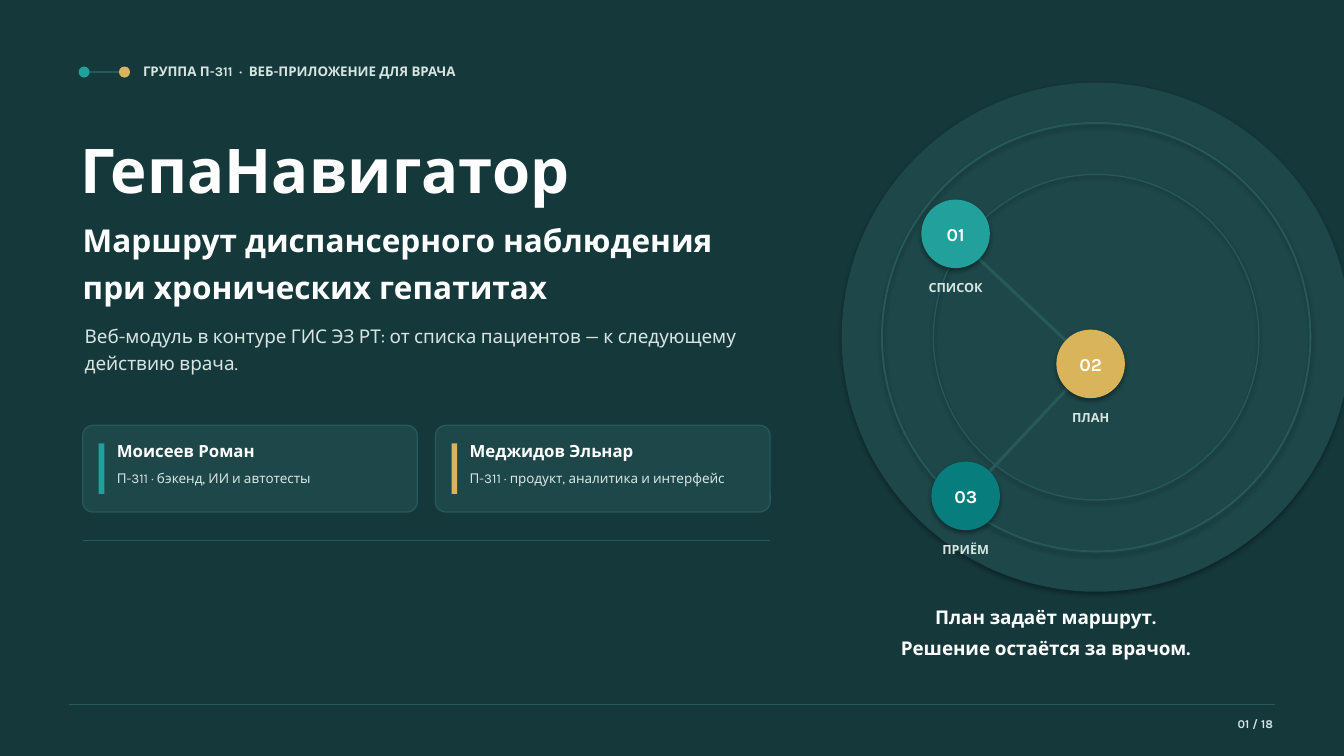
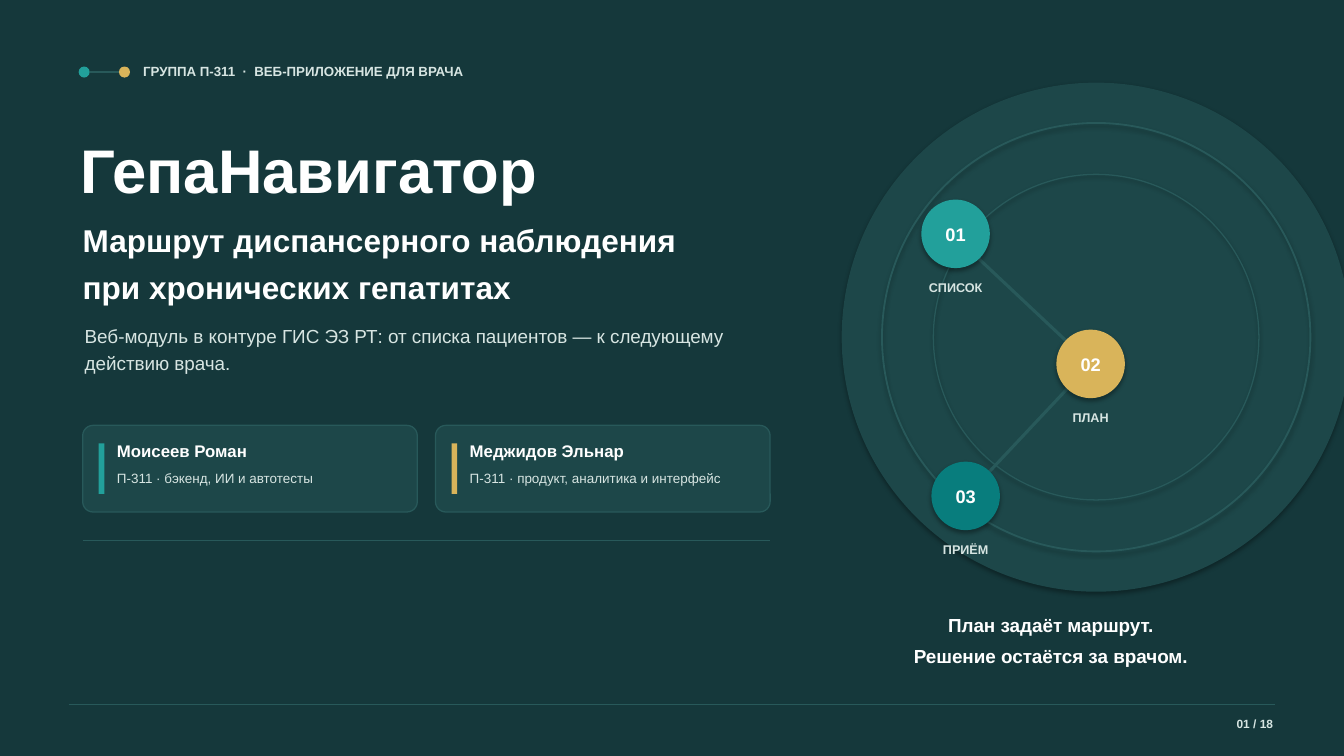
Before and after one commit to devenportg/GepaNavigator, a slide deck: slide 1 of deliverables/GepaNavigator_release.pptx. Drawn at 1344x756 pixels with LibreOffice and Linux fonts; fonts in the diff are those of the drawing. Boxes give left, top, right and bottom in pixels: in the first picture for what was removed or moved away, otherwise in the second. Text is boxed around its words. In the diff, an @@ line names an element or a change of style, - is before the commit and + after.

```diff
--- a/deliverables/GepaNavigator_release.pptx
+++ b/deliverables/GepaNavigator_release.pptx
@@ font Karla to Arial in 15 elements at [945,228,965,241], [929,283,983,292], [1081,358,1101,371], [956,490,976,504], [943,544,988,554], [143,66,463,79], [81,150,537,204], [83,229,675,305], [85,329,723,374], [117,445,247,457], [117,473,313,486], [470,445,624,461], [470,473,721,486], [1237,720,1273,728], [914,619,1187,667] @@
@@ text "План задаёт маршрут.": place and size @@
-text "План задаёт маршрут." at [901,610,1186,660]
+text "План задаёт маршрут." at [914,619,1187,667]
```
Also in this commit, not shown: 17 other slides changed.
